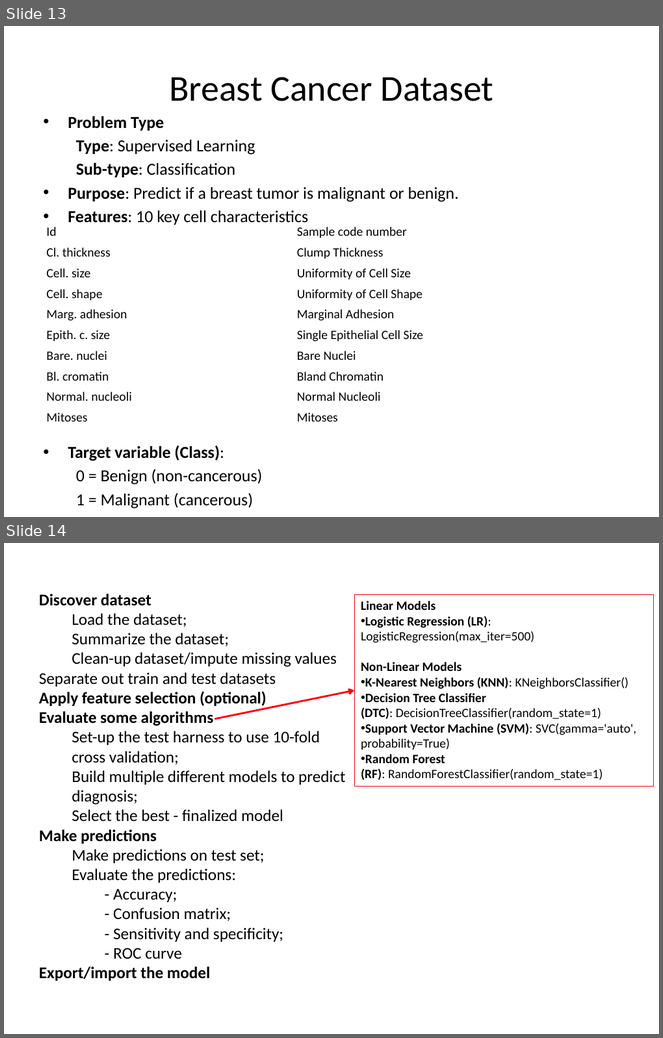
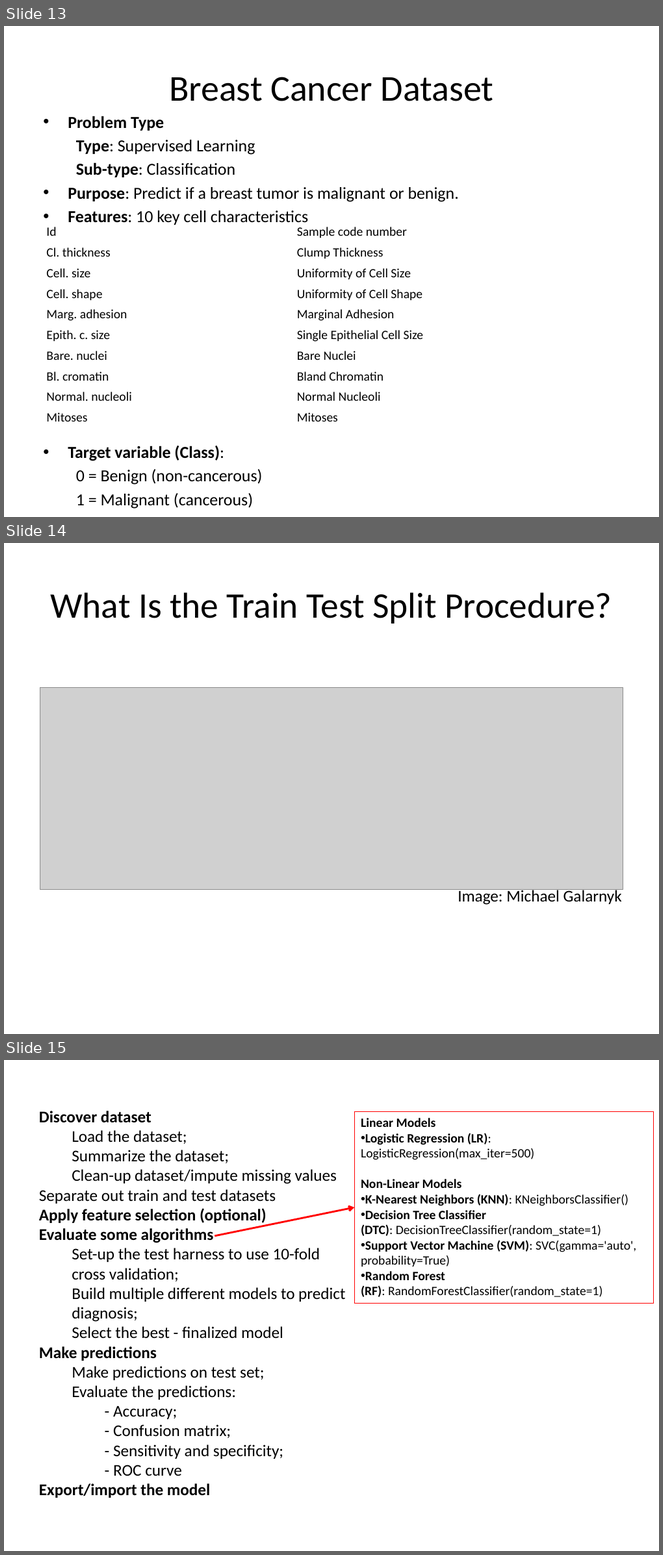
Before and after one commit to sraorao/ML_DL_intro_python_HT2025_3, a slide deck: Session_1_ML_DL_intro_python_MT2024.pptx. Shown one above the other, each under a label of ours: slides 13 and 14 before the commit, slides 13, 14 and 15 after it. The pictures are 663x1038 and 663x1555 pixels, drawn with LibreOffice and Linux fonts; fonts in the diff are those of the drawing; grey boxes stand for pictures. Boxes give left, top, right and bottom in pixels: in the first picture for what was removed or moved away, otherwise in the second. Text is boxed around its words. In the diff, an @@ line names an element or a change of style, - is before the commit and + after.

```diff
--- a/Session_1_ML_DL_intro_python_MT2024.pptx
+++ b/Session_1_ML_DL_intro_python_MT2024.pptx
@@ slide 14 added at <box>4,543,659,1034</box>, background #FFFFFF @@
@@ title added at <box>51,592,612,624</box>, 39.6 pt, text #000000 @@
+What Is the Train Test Split Procedure?
@@ picture added at <box>40,688,623,889</box> @@
@@ text added at <box>458,889,622,905</box>, 18 pt, text #000000 @@
+Image: Michael Galarnyk
@@ what was slide 14 is now slide 15 @@
```
Also in this commit, not shown: 2 slides changed, 2 slides removed, 1 other file.
